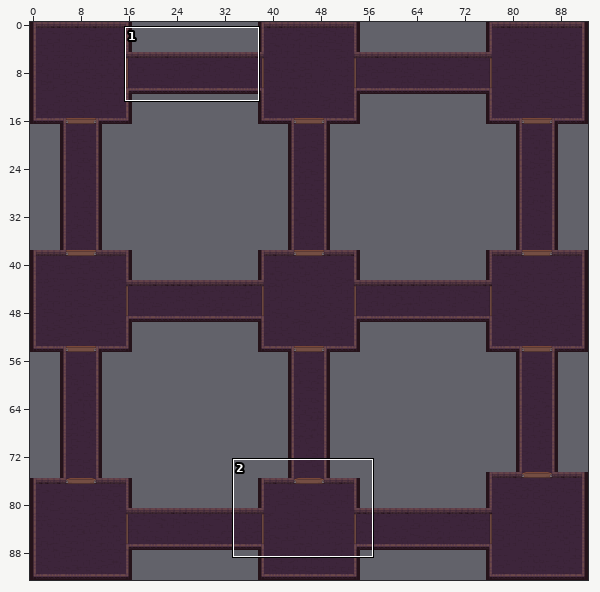
Tiled map: levels/map02.tmx. Above, an overview of the earlier version with the close-up marked.
Close-up. The starting point:
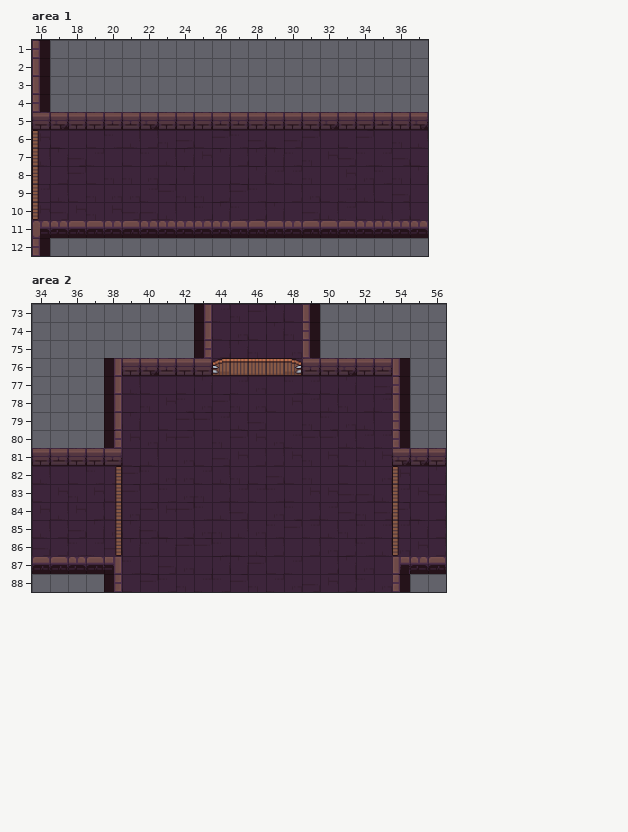
Cells are 48x48 px. Shown: area 1 x 16..37, y 1..12; area 2 x 34..56, y 73..88. The commit also changed other parts of the map, which this record leaves out.
After the commit:
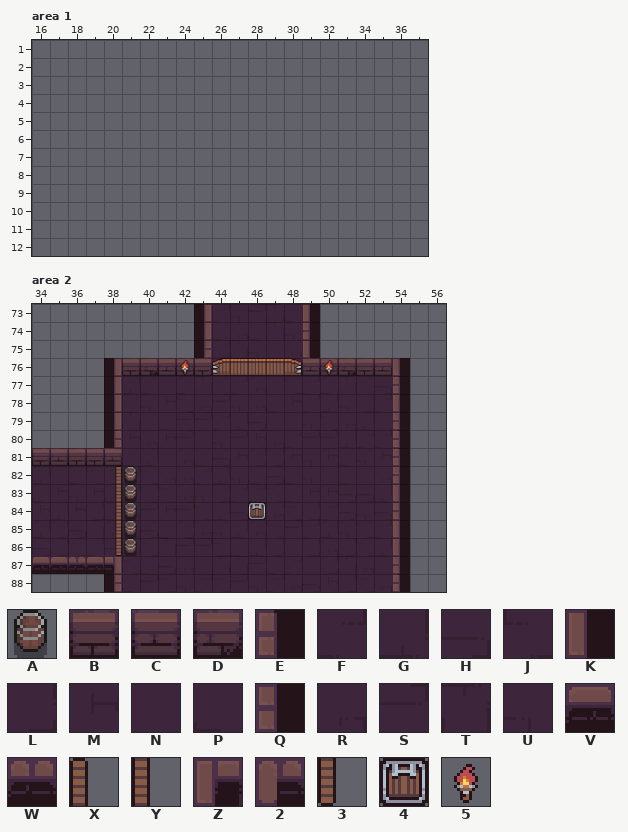
Key: from "castle_tileset": A 1; from "dungeon_tileset1": B 1, C 2, D 3, E 5, F 6, G 7, H 8, J 9, K 15, L 16, M 17, N 18, P 19, Q 25, R 26, S 27, T 28, U 29, V 41, W 42, X 47, Y 49, Z 50, 2 54, 3 57, 4 80, 5 90.
_ is an empty cell.
Tiles replaced or removed in this view: 2, 3, B, C, D, E, F, G, H, J, K, L, M, N, P, Q, R, S, T, U, V, W, X, Y, Z.
Tiles of an added or newly shown layer are drawn over the layers below it.
Edits made:
Changed rows in their new state; . is an unchanged cell.
Layer "Слой тайлов 1", area 1:
first column x 16:
 6 ______________________
 7 ______________________
 8 ______________________
 9 ______________________
10 ______________________
Layer "Слой тайлов 2", area 1:
first column x 16:
 1 _.....................
 2 _.....................
 3 _.....................
 4 _.....................
 5 ______________________
 6 _.....................
 7 _.....................
 8 _.....................
 9 _.....................
10 _.....................
11 ______________________
12 _.....................
Layer "Слой тайлов 1", area 2:
first column x 54:
82 ___
83 ___
84 ___
85 ___
86 ___
Layer "Слой тайлов 2", area 2:
first column x 39:
81 ...............E__
82 A..............Q..
83 A..............K..
84 A..............Q..
85 A..............K..
86 A..............K..
87 ...............Q__
Layer "Слой тайлов 3" (added), area 2:
first column x 42:
76 5.......5
first column x 46:
84 4
